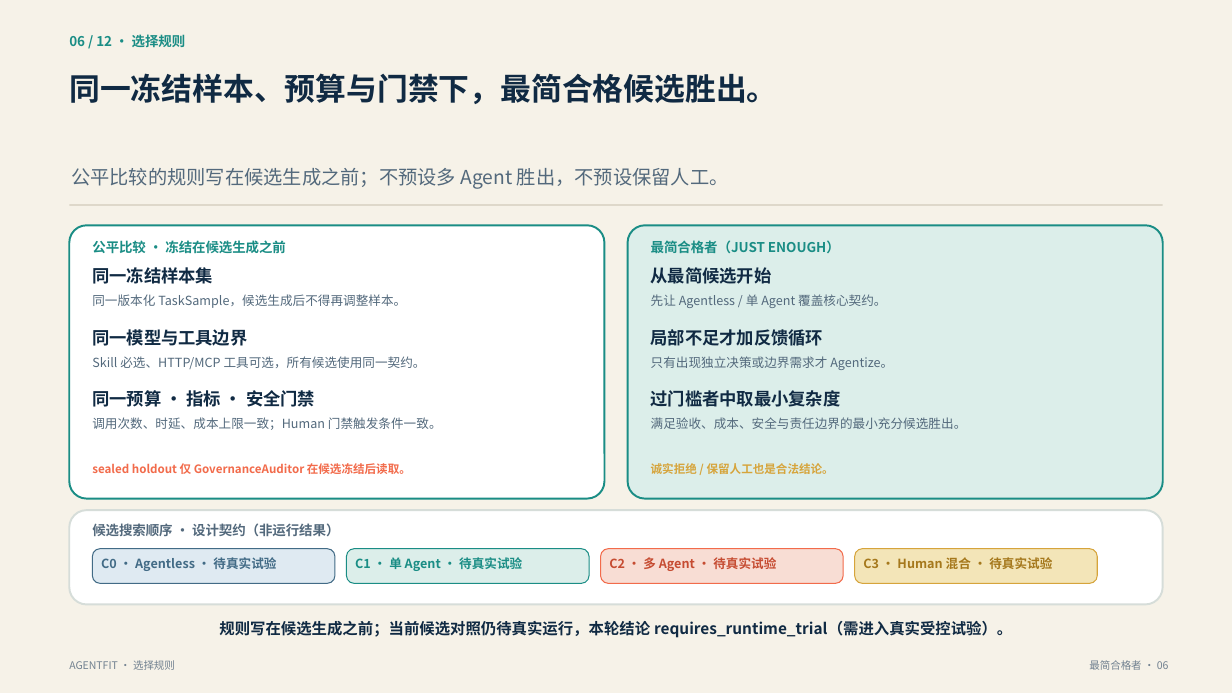
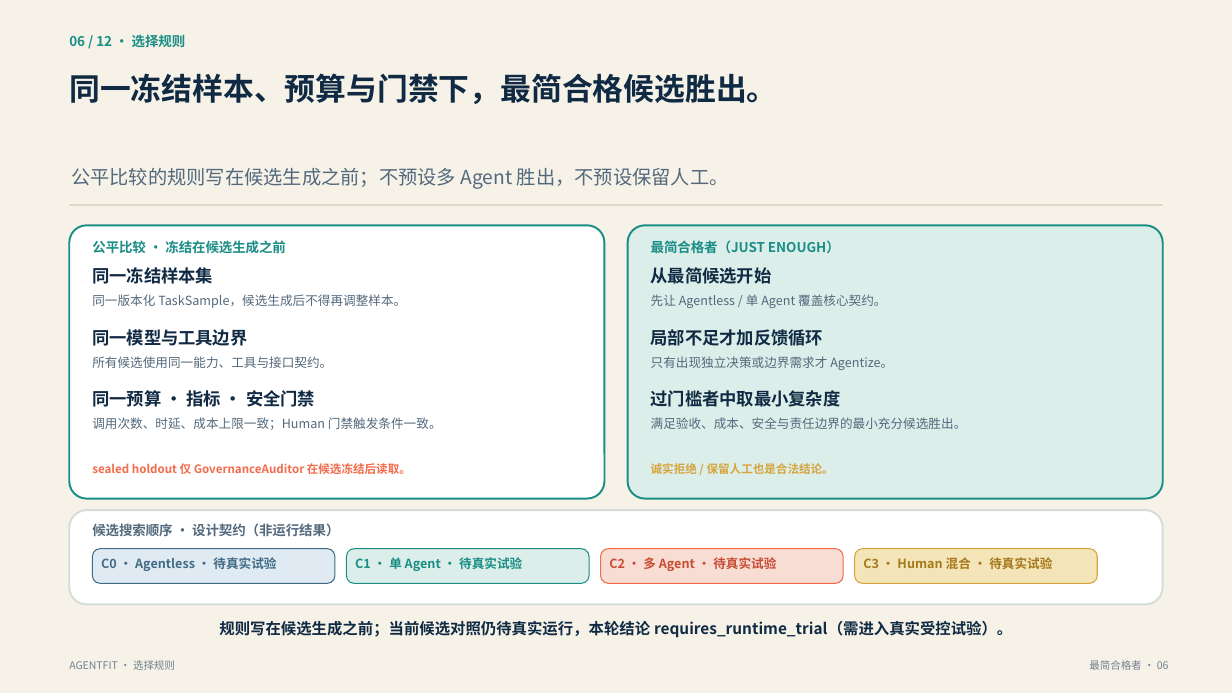
Before and after one commit to kailiangshang/agentfit, a slide deck: slide 6 of competition/2026-08-15/submission/agentfit-submission.pptx. Drawn at 1232x693 pixels with LibreOffice and Linux fonts; fonts in the diff are those of the drawing. Boxes give left, top, right and bottom in pixels: in the first picture for what was removed or moved away, otherwise in the second. Text is boxed around its words. In the diff, an @@ line names an element or a change of style, - is before the commit and + after.

```diff
--- a/competition/2026-08-15/submission/agentfit-submission.pptx
+++ b/competition/2026-08-15/submission/agentfit-submission.pptx
@@ text at [92, 356, 332, 368]: text changed @@
-Skill 必选、HTTP/MCP 工具可选，所有候选使用同一契约。
+所有候选使用同一能力、工具与接口契约。
```
Also in this commit, not shown: 3 other slides changed, 15 other files.
